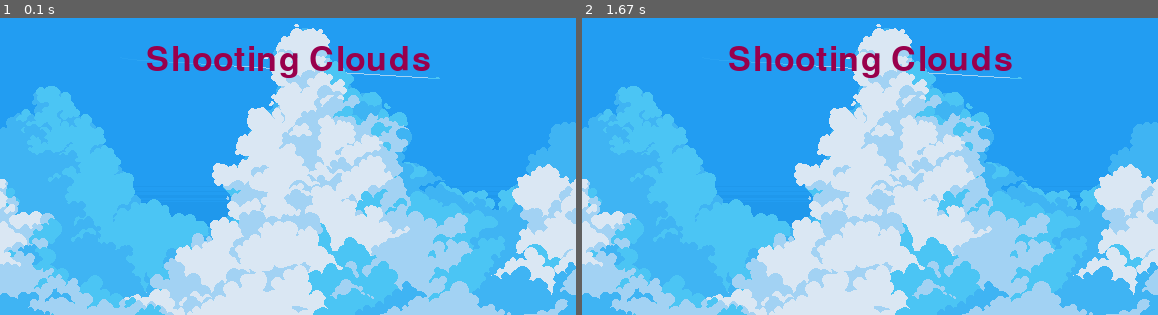
Above: before the commit, frames 1-2 (left to right).
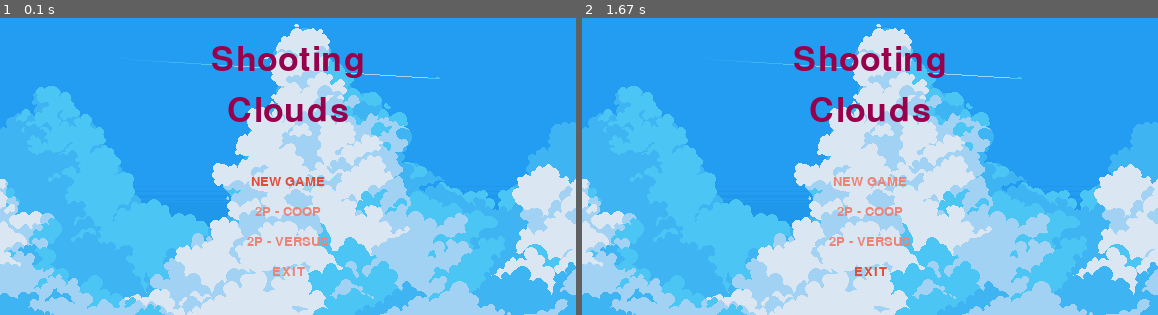
Above: after the commit, the same moments.

Repository: lucbazzani/space-shooter-pygame
Game: pygame game, started from main.py
The game is run twice, just before and just after one commit, with the same random seed, the same clock (stepped at 60 frames per second) and the same inputs.
Inputs:
- Up to frame 1 (0.1 s): no input
- Up to frame 2 (1.67 s): tap Enter at 0.33 s; hold Up 0.67-1.13 s; hold S 1.17-1.47 s; hold Up from 1.5 s (still down)

The runs differ from the first frame. In frame 1, 3.4% of the frame differs, in the area x 25-75%, y 9-87%; in frame 2, 3.4%.

Commit message:
Implement Menu Option Selection

Diff:
--- a/src/Game.py
+++ b/src/Game.py
@@ -1,8 +1,11 @@
 #!/usr/bin/python
-#-*- coding: utf-8 -*-
+# -*- coding: utf-8 -*-
+import sys
+
 import pygame
 
-from src.utils.Const import WIN_WIDTH, WIN_HEIGHT
+from src.Level import Level
+from src.utils.Const import WIN_WIDTH, WIN_HEIGHT, MENU_OPTION
 from src.Menu import Menu
 
 
@@ -14,9 +17,12 @@
     def run(self):
         running = True
         while running:
-            # é necessário varrer os eventos para que o pygame possa abrir a janela corretamente no Macbook
-            for event in pygame.event.get():
-                pass
+            menu = Menu(self.screen)
+            menu_return = menu.run()
 
-            menu = Menu(self.screen)
-            menu.run()
+            if menu_return in [MENU_OPTION[0], MENU_OPTION[1], MENU_OPTION[2]]:
+                level = Level(self.screen, 'level1', menu_return)
+                level_return = level.run()
+            else:
+                pygame.quit()
+                sys.exit()
--- a/src/Level.py
+++ b/src/Level.py
@@ -1,11 +1,14 @@
 #!/usr/bin/python
 #-*- coding: utf-8 -*-
+from src.Entity import Entity
+
 
 class Level:
-    def __init__(self):
-        self.screen = None
-        self.name = None
-        self.entity_list = None
+    def __init__(self, screen, name, mode):
+        self.screen = screen
+        self.name = name
+        self.mode = mode  # opção do menu
+        self.entity_list: list[Entity] = []
 
     def run(self, ):
         pass
--- a/src/Menu.py
+++ b/src/Menu.py
@@ -1,10 +1,12 @@
 #!/usr/bin/python
-#-*- coding: utf-8 -*-
+# -*- coding: utf-8 -*-
+import sys
+
 import pygame.image
 from pygame import Surface, Rect
 from pygame.font import Font
 
-from src.utils.Const import WIN_WIDTH, GAME_TITLE_TEXT, TITLE_TEXT_COLOR
+from src.utils.Const import WIN_WIDTH, TITLE_TEXT_COLOR, MENU_OPTION, OPTION_TEXT_COLOR, SELECTED_OPTION_COLOR
 
 
 class Menu:
@@ -16,11 +18,43 @@
     def run(self):
         pygame.mixer_music.load('./asset/sounds/electronic-diddie-2.mp3')
         pygame.mixer_music.play(-1)
+        menu_option = 0
         running = True
         while running:
+            # desenhar na tela
             self.screen.blit(source=self.surf, dest=self.rect)
-            self.menu_text(GAME_TITLE_TEXT, 50, TITLE_TEXT_COLOR, ((WIN_WIDTH / 2), 70))
+            self.menu_text('Shooting', 50, TITLE_TEXT_COLOR, ((WIN_WIDTH / 2), 70))
+            self.menu_text('Clouds', 50, TITLE_TEXT_COLOR, ((WIN_WIDTH / 2), 120))
+
+            for i in range(len(MENU_OPTION)):
+                if i == menu_option:
+                    self.menu_text(MENU_OPTION[i], 20, SELECTED_OPTION_COLOR, ((WIN_WIDTH / 2), 190 + 30 * i))
+                else:
+                    self.menu_text(MENU_OPTION[i], 20, OPTION_TEXT_COLOR, ((WIN_WIDTH / 2), 190 + 30 * i))
             pygame.display.flip()
+
+            # verificar eventos
+            for event in pygame.event.get():
+                if event.type == pygame.QUIT:
+                    pygame.quit()
+                    sys.exit()
+
+                # verificar se alguma tecla é pressionada
+                if event.type == pygame.KEYDOWN:
+                    if event.key == pygame.K_DOWN or event.key == pygame.K_s:
+                        if menu_option < len(MENU_OPTION) - 1:
+                            menu_option += 1
+                        else:
+                            menu_option = 0
+
+                    if event.key == pygame.K_UP or event.key == pygame.K_w:
+                        if menu_option > 0:
+                            menu_option -= 1
+                        else:
+                            menu_option = len(MENU_OPTION) - 1
+
+                    if event.key == pygame.K_RETURN or event.key == pygame.K_SPACE:
+                        return MENU_OPTION[menu_option]
 
     def menu_text(self, text: str, size: int, color: tuple, center_pos: tuple):
         font: Font = pygame.font.SysFont(name='Pixelify Sans', size=size)
--- a/src/utils/Const.py
+++ b/src/utils/Const.py
@@ -1,4 +1,12 @@
 WIN_WIDTH = 576
 WIN_HEIGHT = 324
+
 GAME_TITLE_TEXT = 'Shooting Clouds'
 TITLE_TEXT_COLOR = (153, 0, 76)
+OPTION_TEXT_COLOR = (235, 131, 118)
+SELECTED_OPTION_COLOR = (227, 75, 59)
+
+MENU_OPTION = ('NEW GAME',
+               '2P - COOP',
+               '2P - VERSUS',
+               'EXIT')
Not shown, changed: .DS_Store
